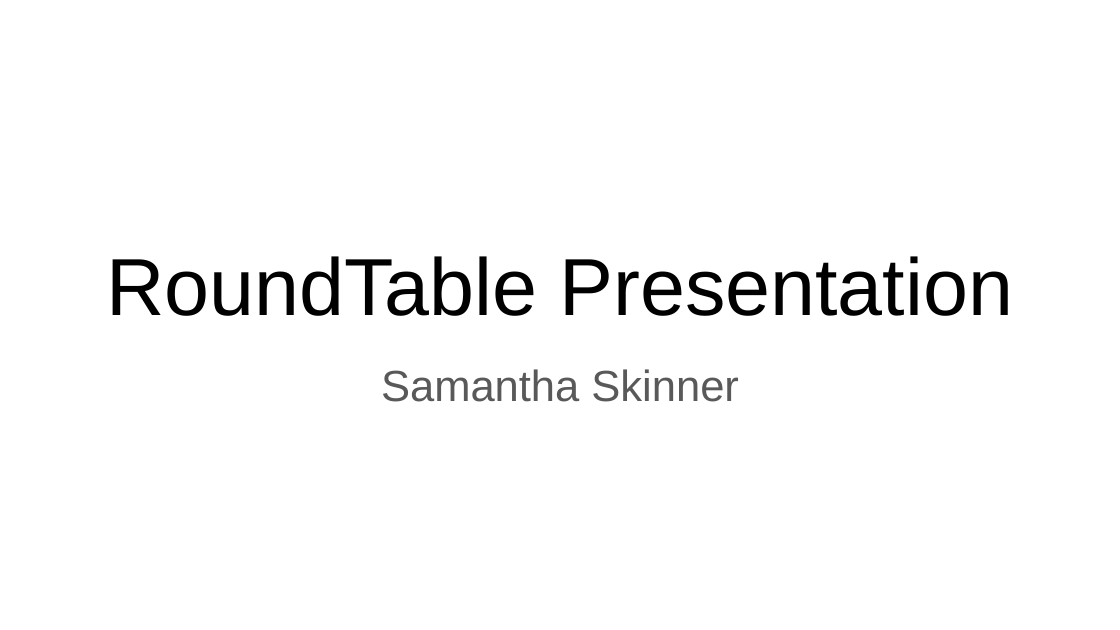
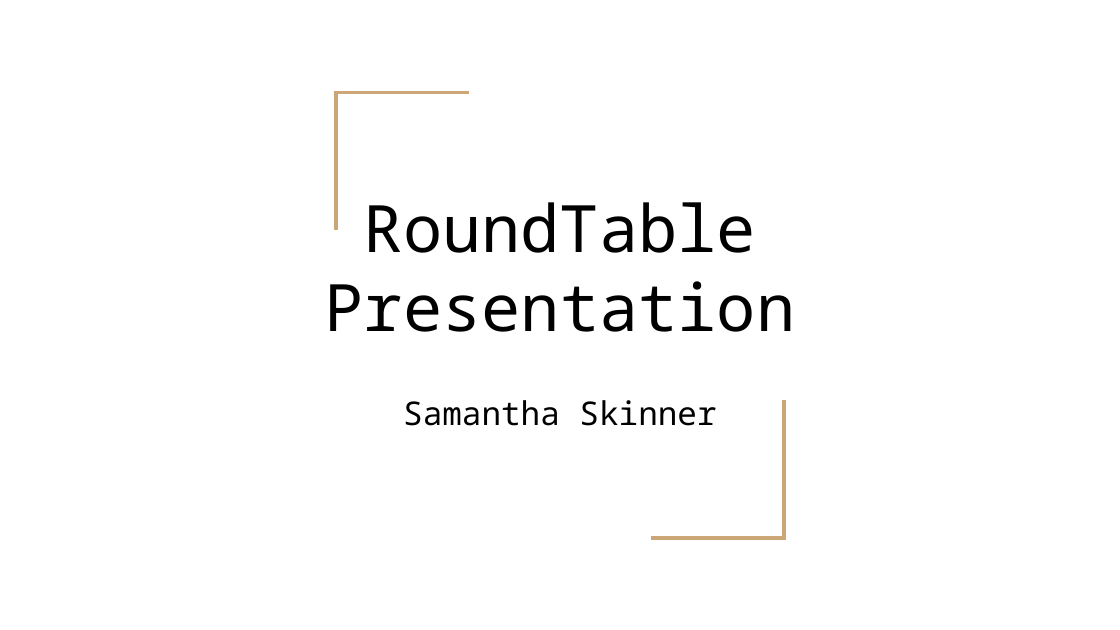
Before and after one commit to ss12430/Final_Project, a slide deck: slide 1 of Creative Coding - RoundTable Presentation.pptx. Drawn at 1120x630 pixels with LibreOffice and Linux fonts; fonts in the diff are those of the drawing. Boxes give left, top, right and bottom in pixels: in the first picture for what was removed or moved away, otherwise in the second. Text is boxed around its words. In the diff, an @@ line names an element or a change of style, - is before the commit and + after.

Commit message:
Update

```diff
--- a/Creative Coding - RoundTable Presentation.pptx
+++ b/Creative Coding - RoundTable Presentation.pptx
@@ freeform shape added at (336,93,468,231), outline #CCA677 2.25 pt @@
@@ title "RoundTable Presentation": place and size @@
-title "RoundTable Presentation" at (106,256,1013,316)
+title "RoundTable Presentation" at (325,202,796,332)
@@ title "RoundTable Presentation" at (325,202,796,332): size 52 to 42 pt, font Arial to Noto Sans Mono @@
@@ subtitle "Samantha Skinner": place and size @@
-subtitle "Samantha Skinner" at (381,369,739,402)
+subtitle "Samantha Skinner" at (403,400,716,426)
@@ subtitle "Samantha Skinner" at (403,400,716,426): size 28 to 21 pt, font Arial to Noto Sans Mono, text colour #595959 to #000000 @@
@@ freeform shape added at (652,400,784,538), outline #CCA677 2.25 pt @@
```
Also in this commit, not shown: 4 other slides changed.
